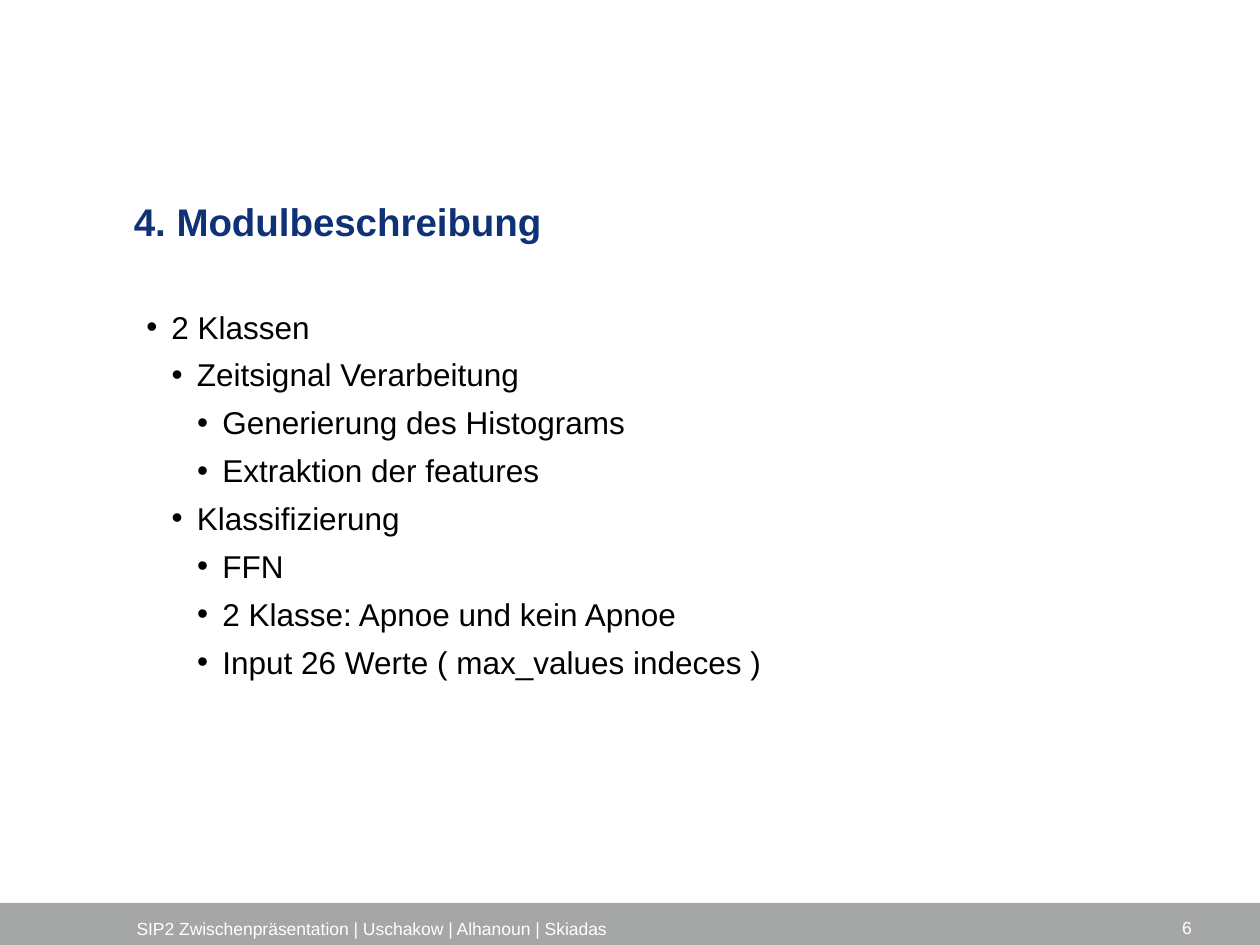
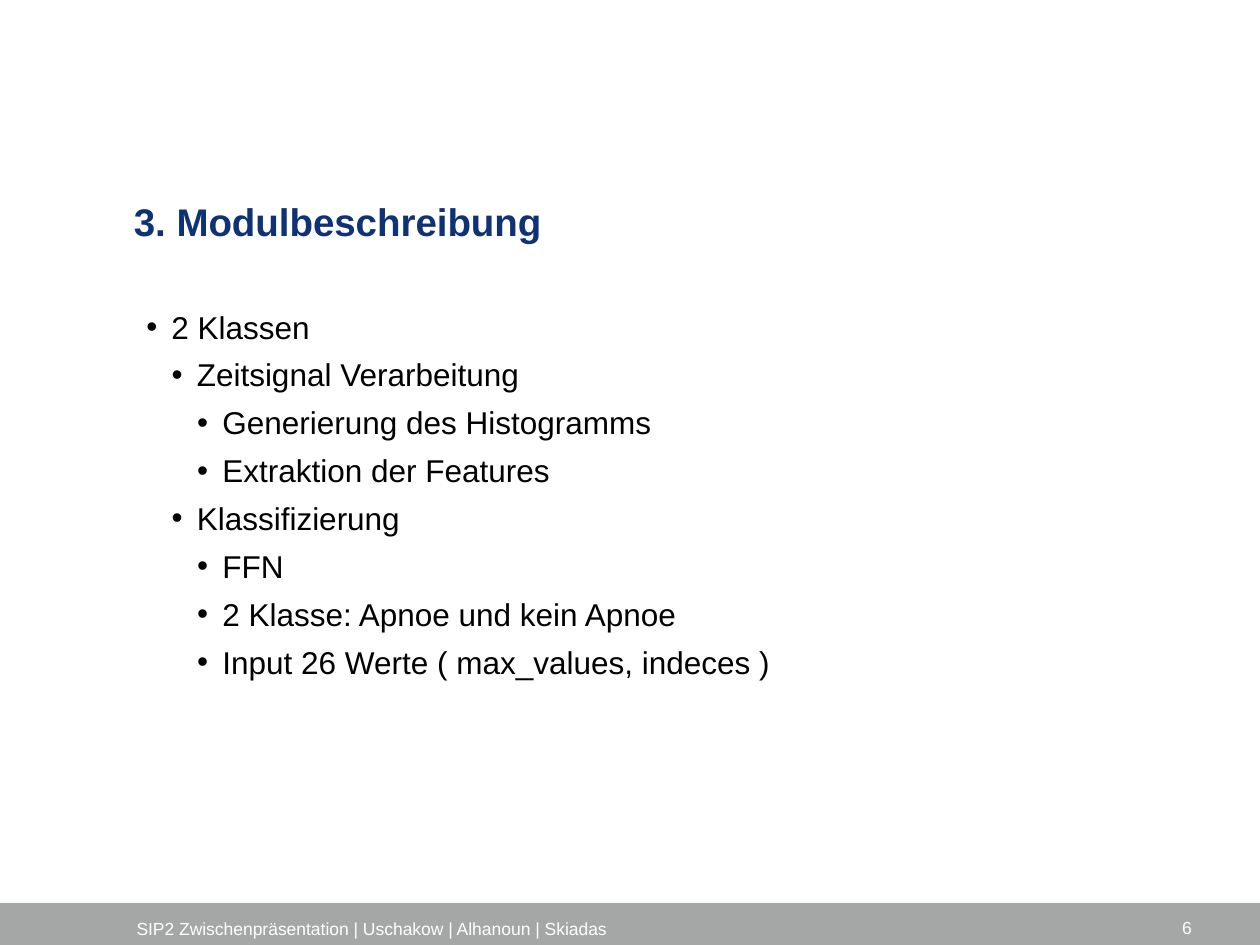
Before and after one commit to Edwardha92/SIP2, a slide deck: slide 6 of docs/final_documentation/Präsi_vonAlexgeändert.pptx. Drawn at 1260x945 pixels with LibreOffice and Linux fonts; fonts in the diff are those of the drawing; background and template pictures are left out. Boxes give left, top, right and bottom in pixels: in the first picture for what was removed or moved away, otherwise in the second. Text is boxed around its words. In the diff, an @@ line names an element or a change of style, - is before the commit and + after.

```diff
--- a/docs/final_documentation/Präsi_vonAlexgeändert.pptx
+++ b/docs/final_documentation/Präsi_vonAlexgeändert.pptx
@@ title at (134,208,542,244): text changed @@
-4. Modulbeschreibung
+3. Modulbeschreibung
@@ text at (222,411,651,483): text changed @@
-      • Generierung des Histograms
-      • Extraktion der features
+      • Generierung des Histogramms
+      • Extraktion der Features
@@ text at (222,651,751,680): text changed @@
-      • Input 26 Werte ( max_values indeces )
+      • Input 26 Werte ( max_values, indeces )
```
Also in this commit, not shown: 6 other slides changed, 1 slide added, 1 other file.
